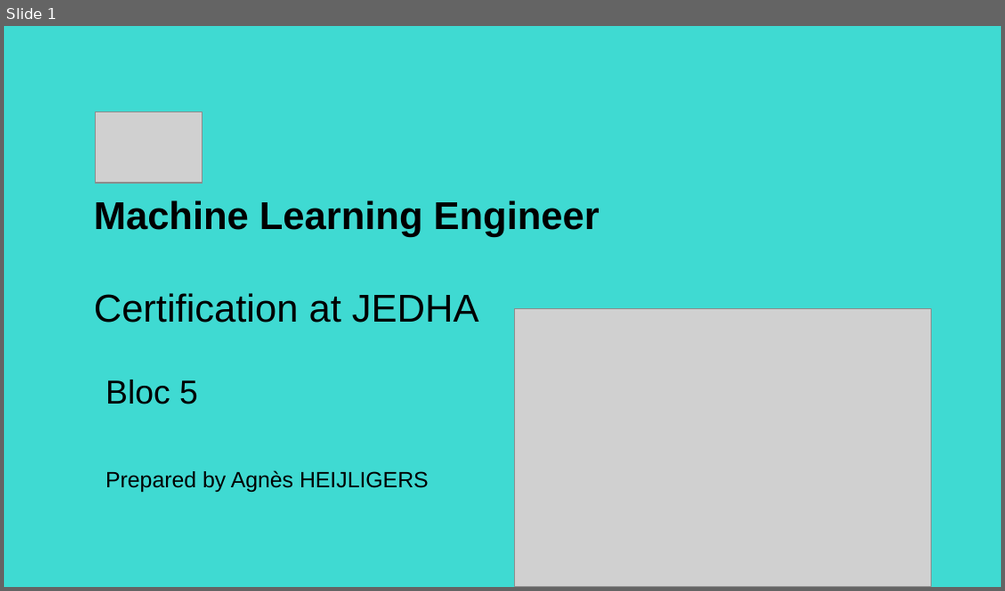
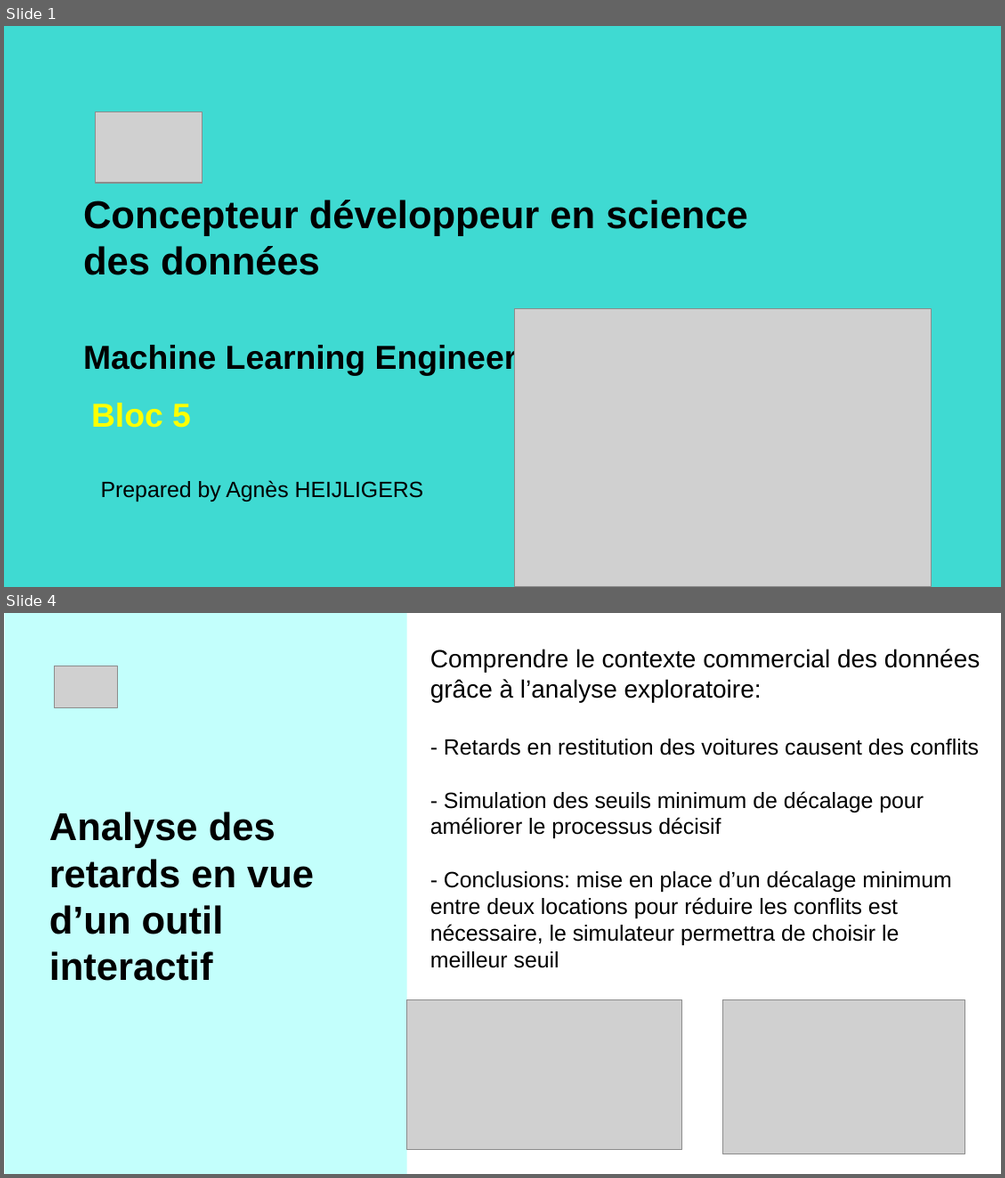
Before and after one commit to AgaHei/getaround-pricing-api, a slide deck: Getaround_Project_AH.pptx. Shown one above the other, each under a label of ours: slide 1 before the commit, slides 1 and 4 after it; the slides between them are not shown. The pictures are 1005x591 and 1005x1178 pixels, drawn with LibreOffice and Linux fonts; fonts in the diff are those of the drawing; grey boxes stand for pictures. Boxes give left, top, right and bottom in pixels: in the first picture for what was removed or moved away, otherwise in the second. Text is boxed around its words. In the diff, an @@ line names an element or a change of style, - is before the commit and + after.

```diff
--- a/Getaround_Project_AH.pptx
+++ b/Getaround_Project_AH.pptx
@@ slide 4 added at [4, 613, 1001, 1174], background #FFFFFF @@
@@ rectangle added at [5, 613, 408, 1173], fill #C3FFFC @@
@@ picture added at [55, 666, 118, 707] @@
@@ title added at [430, 649, 979, 968], 16 pt, text #000000 @@
+Comprendre le contexte commercial des données grâce à l’analyse exploratoire:
+- Retards en restitution des voitures causent des conflits
+- Simulation des seuils minimum de décalage pour améliorer le processus décisif
+- Conclusions: mise en place d’un décalage minimum entre deux locations pour réduire les conflits est nécessaire, le simulateur permettra de choisir le meilleur seuil
@@ title added at [49, 811, 314, 981], 28 pt, text #000000, bold @@
+Analyse des retards en vue d’un outil interactif
@@ picture added at [406, 1000, 682, 1150] @@
@@ picture added at [723, 1000, 965, 1154] @@
@@ slide 1 changed as well @@
@@ title at [83, 200, 748, 376]: text changed @@
-Machine Learning Engineer
-Certification at JEDHA
+Concepteur développeur en science des données
+Machine Learning Engineer
@@ title "Bloc 5": place and size @@
-title "Bloc 5" at [105, 379, 198, 404]
+title "Bloc 5" at [91, 402, 191, 427]
@@ title "Bloc 5" at [91, 402, 191, 427]: text colour #000000 to #FFFF00, bold on @@
@@ text "Prepared by Agnès HEIJLIGERS": place and size @@
-text "Prepared by Agnès HEIJLIGERS" at [105, 470, 429, 491]
+text "Prepared by Agnès HEIJLIGERS" at [101, 480, 424, 501]
```
Also in this commit, not shown: 5 other slides changed, 6 other slides added, 7 slides removed, 6 other files.
